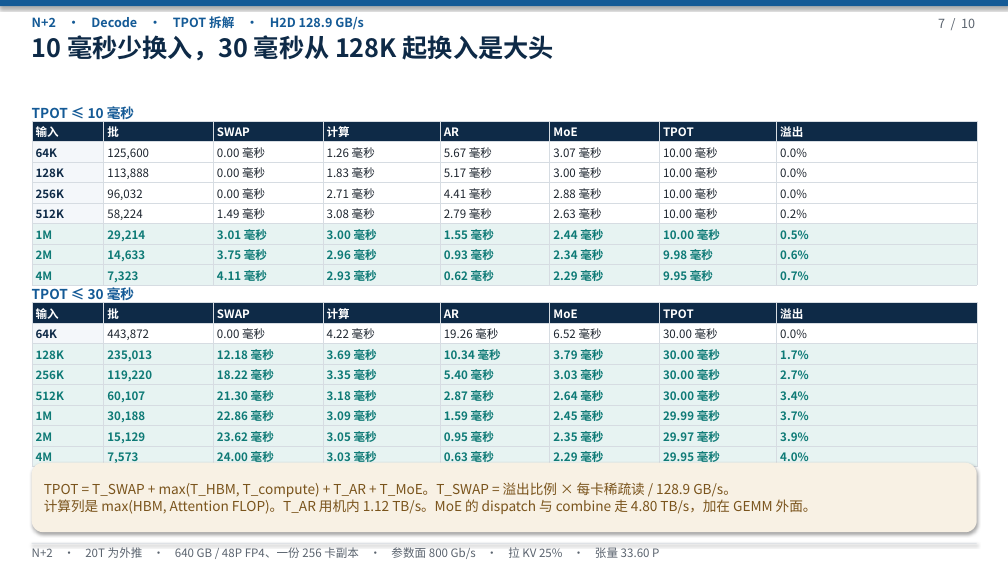
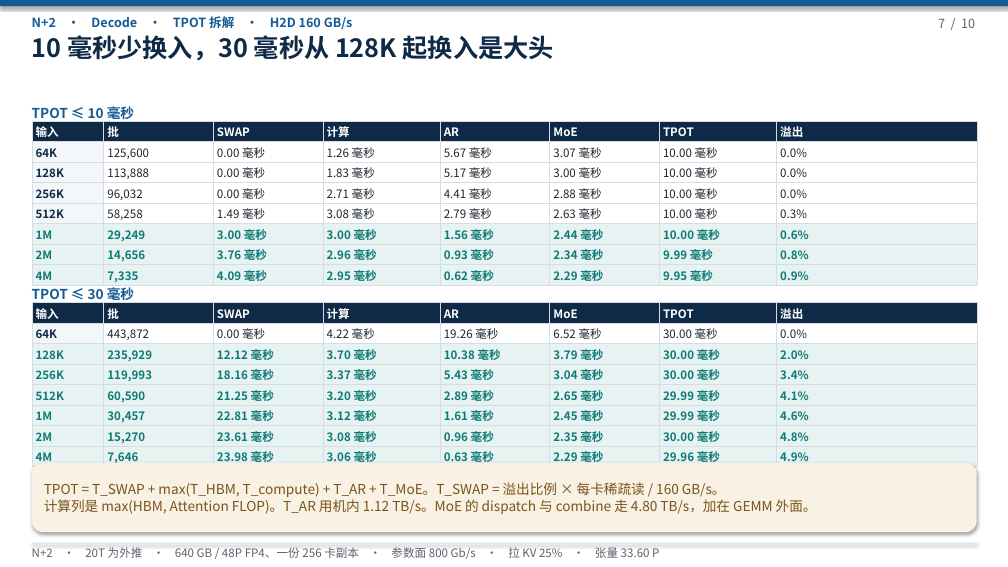
Before and after one commit to 69515164-rgb/UCL-MPComm, a slide deck: slide 7 of docs/deepseek-20t-n2-slo.pptx. Drawn at 1008x567 pixels with LibreOffice and Linux fonts; fonts in the diff are those of the drawing. Boxes give left, top, right and bottom in pixels: in the first picture for what was removed or moved away, otherwise in the second. Text is boxed around its words. In the diff, an @@ line names an element or a change of style, - is before the commit and + after.

```diff
--- a/docs/deepseek-20t-n2-slo.pptx
+++ b/docs/deepseek-20t-n2-slo.pptx
@@ text at [32,16,353,30]: text changed @@
-N+2 · Decode · TPOT 拆解 · H2D 128.9 GB/s
+N+2 · Decode · TPOT 拆解 · H2D 160 GB/s
@@ table at [32,121,977,286] @@
-row 5, column 2: 58,224
+row 5, column 2: 58,258
-row 5, column 8: 0.2%
+row 5, column 8: 0.3%
-row 6: 1M | 29,214 | 3.01 毫秒 | 3.00 毫秒 | 1.55 毫秒 | 2.44 毫秒 | 10.00 毫秒 | 0.5%
+row 6: 1M | 29,249 | 3.00 毫秒 | 3.00 毫秒 | 1.56 毫秒 | 2.44 毫秒 | 10.00 毫秒 | 0.6%
-row 7: 2M | 14,633 | 3.75 毫秒 | 2.96 毫秒 | 0.93 毫秒 | 2.34 毫秒 | 9.98 毫秒 | 0.6%
+row 7: 2M | 14,656 | 3.76 毫秒 | 2.96 毫秒 | 0.93 毫秒 | 2.34 毫秒 | 9.99 毫秒 | 0.8%
-row 8: 4M | 7,323 | 4.11 毫秒 | 2.93 毫秒 | 0.62 毫秒 | 2.29 毫秒 | 9.95 毫秒 | 0.7%
+row 8: 4M | 7,335 | 4.09 毫秒 | 2.95 毫秒 | 0.62 毫秒 | 2.29 毫秒 | 9.95 毫秒 | 0.9%
@@ table at [32,302,977,470] @@
-row 3: 128K | 235,013 | 12.18 毫秒 | 3.69 毫秒 | 10.34 毫秒 | 3.79 毫秒 | 30.00 毫秒 | 1.7%
+row 3: 128K | 235,929 | 12.12 毫秒 | 3.70 毫秒 | 10.38 毫秒 | 3.79 毫秒 | 30.00 毫秒 | 2.0%
-row 4: 256K | 119,220 | 18.22 毫秒 | 3.35 毫秒 | 5.40 毫秒 | 3.03 毫秒 | 30.00 毫秒 | 2.7%
+row 4: 256K | 119,993 | 18.16 毫秒 | 3.37 毫秒 | 5.43 毫秒 | 3.04 毫秒 | 30.00 毫秒 | 3.4%
-row 5: 512K | 60,107 | 21.30 毫秒 | 3.18 毫秒 | 2.87 毫秒 | 2.64 毫秒 | 30.00 毫秒 | 3.4%
+row 5: 512K | 60,590 | 21.25 毫秒 | 3.20 毫秒 | 2.89 毫秒 | 2.65 毫秒 | 29.99 毫秒 | 4.1%
-row 6: 1M | 30,188 | 22.86 毫秒 | 3.09 毫秒 | 1.59 毫秒 | 2.45 毫秒 | 29.99 毫秒 | 3.7%
+row 6: 1M | 30,457 | 22.81 毫秒 | 3.12 毫秒 | 1.61 毫秒 | 2.45 毫秒 | 29.99 毫秒 | 4.6%
-row 7: 2M | 15,129 | 23.62 毫秒 | 3.05 毫秒 | 0.95 毫秒 | 2.35 毫秒 | 29.97 毫秒 | 3.9%
+row 7: 2M | 15,270 | 23.61 毫秒 | 3.08 毫秒 | 0.96 毫秒 | 2.35 毫秒 | 30.00 毫秒 | 4.8%
-row 8: 4M | 7,573 | 24.00 毫秒 | 3.03 毫秒 | 0.63 毫秒 | 2.29 毫秒 | 29.95 毫秒 | 4.0%
+row 8: 4M | 7,646 | 23.98 毫秒 | 3.06 毫秒 | 0.63 毫秒 | 2.29 毫秒 | 29.96 毫秒 | 4.9%
@@ text at [44,482,726,497]: text changed @@
-TPOT = T_SWAP + max(T_HBM, T_compute) + T_AR + T_MoE。T_SWAP = 溢出比例 × 每卡稀疏读 / 128.9 GB/s。
+TPOT = T_SWAP + max(T_HBM, T_compute) + T_AR + T_MoE。T_SWAP = 溢出比例 × 每卡稀疏读 / 160 GB/s。
```
Also in this commit, not shown: 6 other slides changed, 2 other files.
